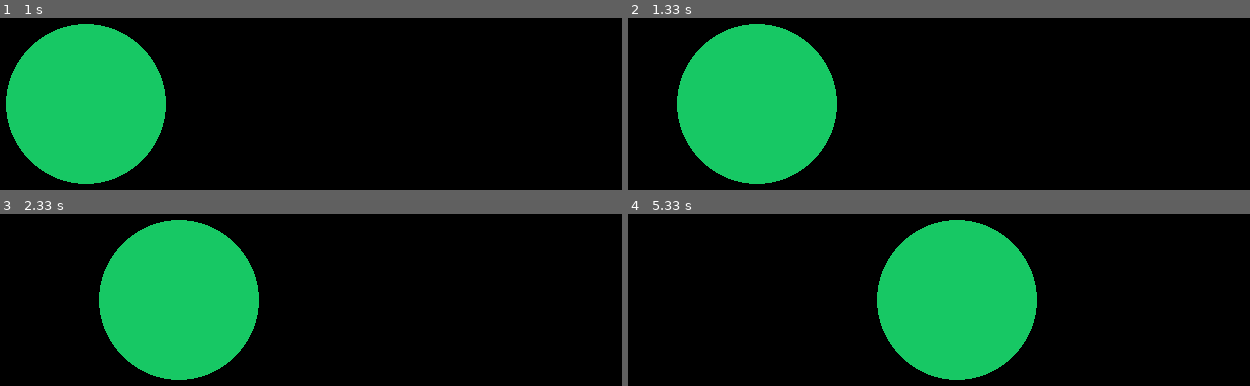
Above: before the commit, frames 1-4 (two rows, left to right).
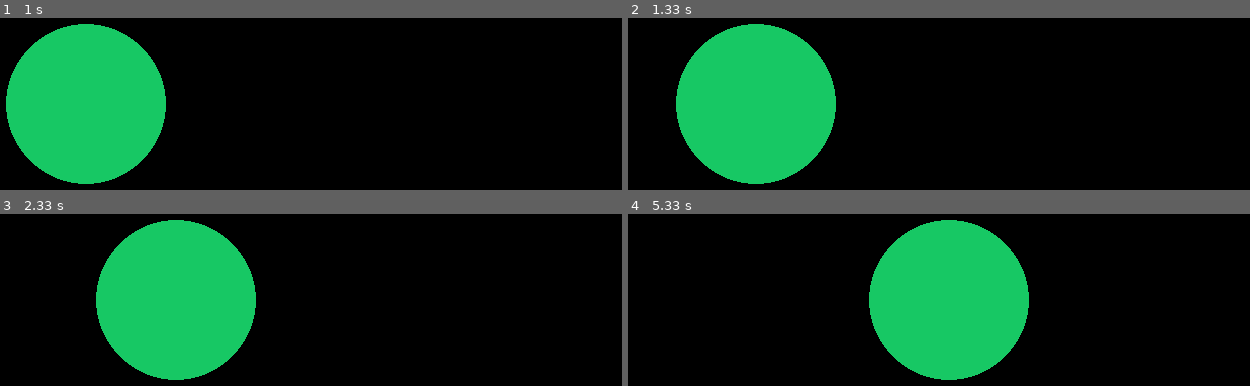
Above: after the commit, the same moments.

Repository: haruomaki/pyrein
Game: pygame game, started from examples/simple.py
The game is run twice, just before and just after one commit, with the same random seed, the same clock (stepped at 60 frames per second) and the same inputs.
Inputs:
- Up to frame 1 (1 s): no input
- Up to frame 2 (1.33 s): no input
- Up to frame 3 (2.33 s): no input
- Up to frame 4 (5.33 s): no input

Frame 1 is identical in both runs. In frame 2, 0.3% of the frame differs, in the area x 7-34%, y 3-97%; in frame 3, 0.9%; in frame 4, 2.4%, in the area x 38-66%, y 3-97%.

Commit message:
描画と世界更新の処理順序再考。冗長な記述を減らす

Diff:
--- a/src/pyrein/__init__.py
+++ b/src/pyrein/__init__.py
@@ -27,40 +27,39 @@
 
         # シミュレーションの時間間隔
         self.dt = 1.0
+
+    def _simulation_step(self) -> bool:
+        # 規定の時間が経過するまで描画ループ
+        simstart = datetime.now()
+        render = self.render(self._prev, self._curr)
         self.elapsed = 0.0  # 最後に状態が更新されてからの経過時間（秒）
+        while self.elapsed < self.dt:
+            # 経過時間の計算
+            now = datetime.now()
+            self.elapsed = (now - simstart).total_seconds()
 
-    def _step(self) -> bool:
-        # イベント処理
-        for event in pygame.event.get():
-            if event.type == pygame.QUIT:
-                return False
+            # イベント処理
+            for event in pygame.event.get():
+                if event.type == pygame.QUIT:
+                    return False
 
-        # 時間の更新
-        now = datetime.now()
-        self.elapsed = (now - self.t).total_seconds()
+            # 画面を黒でクリア
+            self.screen.fill(BLACK)
 
-        # 規定の時間が経過したときだけゲーム世界を進める
-        if self.elapsed >= self.dt:
-            msg = self.input_provider()
-            next_state = self.simulate(self._curr, msg)
-            self._prev = self._curr
-            self._curr = next_state
-            self.t = now
-            self._rd = self.render(self._prev, self._curr)
-            return True
+            # 描画
+            next(render)
 
-        # 描画は毎フレーム行う
-        # 画面を黒でクリア
-        self.screen.fill(BLACK)
+            # 描画更新
+            pygame.display.flip()
 
-        # 描画
-        next(self._rd)
+            # フレームレート維持
+            self.clock.tick(self.FPS)
 
-        # 描画更新
-        pygame.display.flip()
-
-        # フレームレート維持
-        self.clock.tick(self.FPS)
+        # 時間が来たらゲーム世界を進める
+        msg = self.input_provider()
+        next_state = self.simulate(self._curr, msg)
+        self._prev = self._curr
+        self._curr = next_state
 
         return True
 
@@ -71,10 +70,8 @@
         print("run_gameはじめ")
         self._prev = initial_state
         self._curr = initial_state
-        self._rd = self.render(self._prev, self._curr)  # TODO: 冗長？
 
-        self.t = datetime.now()
-        while self._step():
+        while self._simulation_step():
             pass
 
         # Pygameの終了
